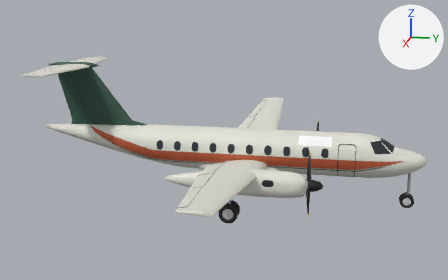
An edit to the glTF model public/assets/aeronaves/jaz-60.glb, drawn before and after from the same camera.
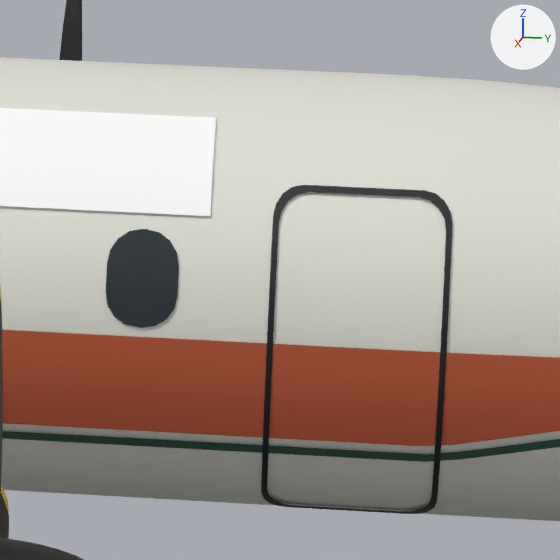
The first picture shows the older version from a 50 mm lens placed at (26.41, 4.14, 6.99), pointed at (0.11, -1.12, 0.41). The close-ups show the older and then the newer version on the part from 69% to 82% of the width and 45% to 65% of the height of that picture. Only the edits that show in the close-ups are written down. Arrows for +X, +Y and +Z are at upper right; the lights stay in place. Where no turn or scale is listed for an object, it has been applied to the vertices. Vertices at exactly the same position are counted once.

Objects in the first close-up: 'cintura', 'cintura-fina', 'fuselaje', 'helice-derecha', 'helice-izquierda-palas', 'marca', 'puerta', 'ventanillas' and 2 more.
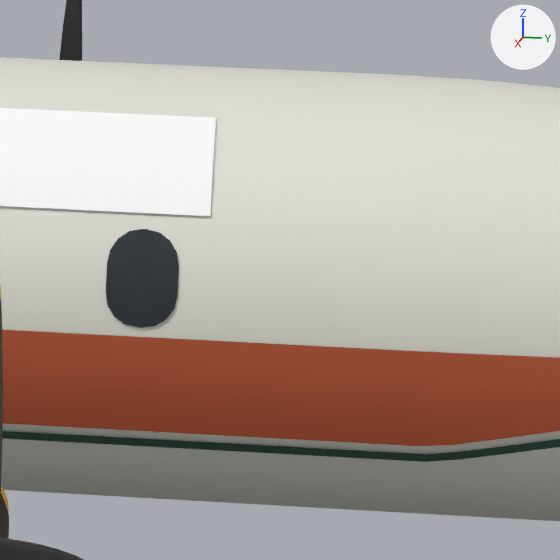
The edits, one by one:
me_puerta is used by ob_puerta; location (0.0, 0.0, 0.0).
me_puerta had 192 vertices, 192 faces and spanned x -0.94..0.94, y 3.88..4.62, z -0.88..0.64.
me_puerta now has 96 vertices, 96 faces and spans x -0.94..-0.38, y 3.88..4.62, z -0.88..0.64.
me_puerta part 1: the loose piece of 96 vertices spanning x 0.38..0.94, y 3.88..4.62, z -0.88..0.64 is deleted.

Boxes [x1, y1, x2, y2] around the edits, measured in the close-ups (560 x 560 px):
'puerta', reshaped (not visible afterwards)
    before: [261, 185, 452, 514]
